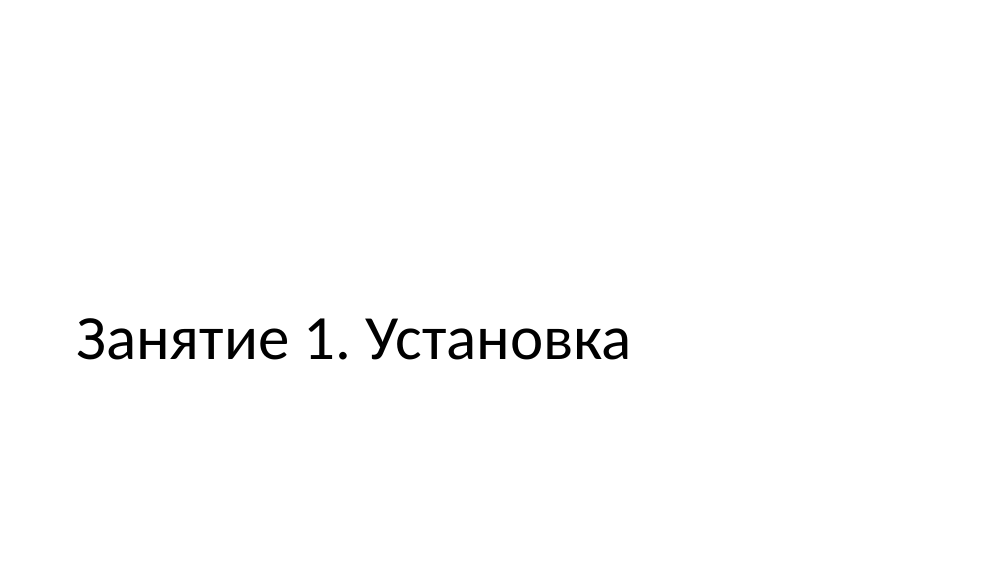
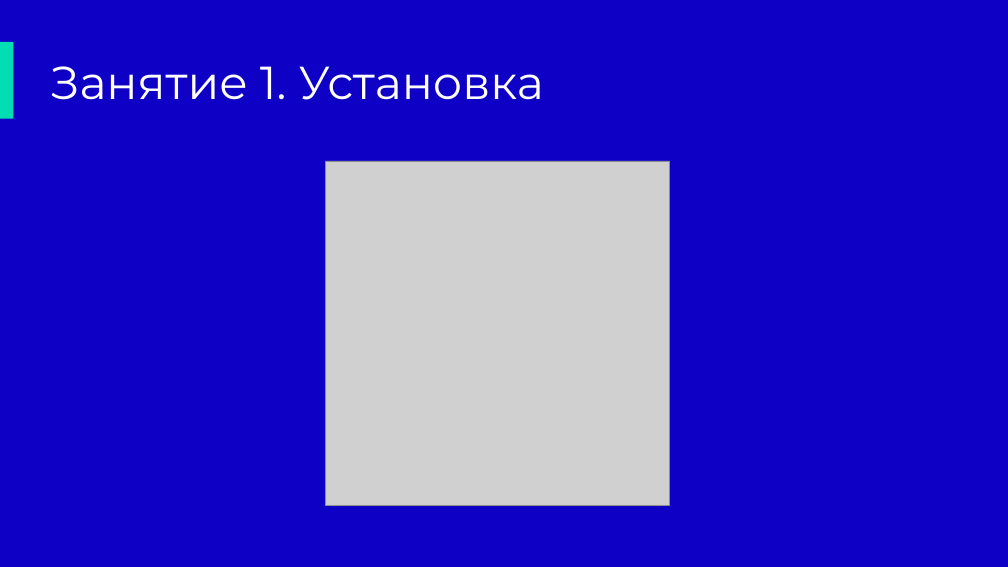
Before and after one commit to lavsexpert/synergy-react, a slide deck: slide 2 of React.pptx. Drawn at 1008x567 pixels with LibreOffice and Linux fonts; fonts in the diff are those of the drawing; grey boxes stand for pictures; background and template pictures are left out. Boxes give left, top, right and bottom in pixels: in the first picture for what was removed or moved away, otherwise in the second. Text is boxed around its words. In the diff, an @@ line names an element or a change of style, - is before the commit and + after.

```diff
--- a/React.pptx
+++ b/React.pptx
@@ rectangle added at [0,0,1008,567], fill #0E00C4 @@
@@ title "Занятие 1. Установка": place and size @@
-title "Занятие 1. Установка" at [76,318,632,360]
+title "Занятие 1. Установка" at [50,66,544,100]
@@ title "Занятие 1. Установка" at [50,66,544,100]: size 60 to 44 pt, font Calibri to Montserrat, text colour #000000 to #FFFFFF; vertical alignment bottom to middle @@
@@ rectangle added at [0,42,14,119], fill #00DDB5 @@
@@ picture added at [326,161,670,505] @@
```
Also in this commit, not shown: 5 other slides changed, 8 slides added, 1 slide removed, 1 other file.
